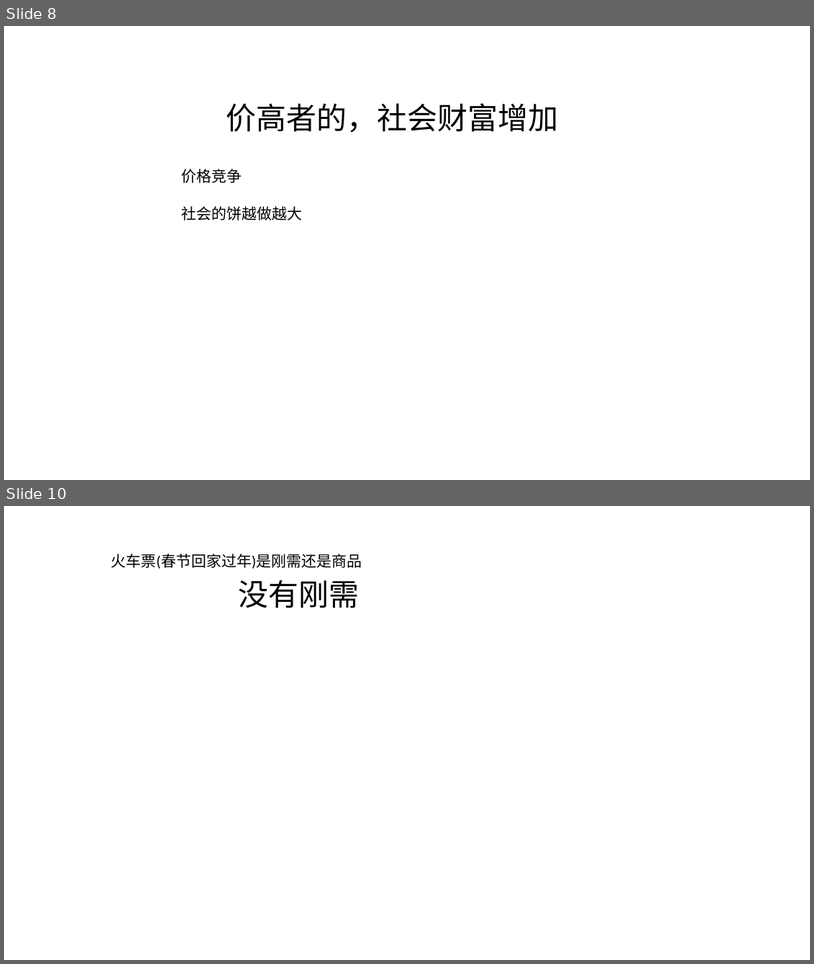
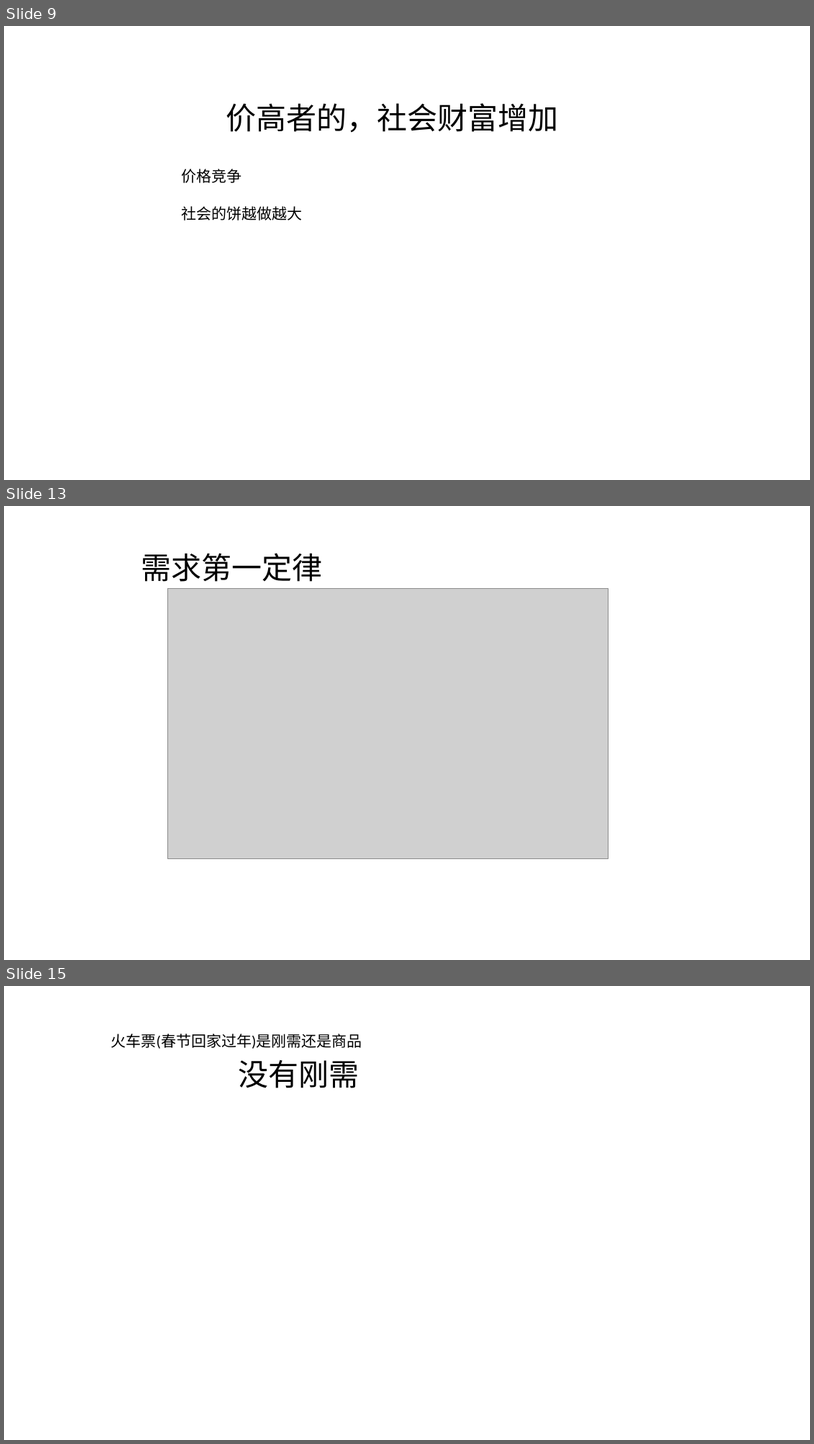
Before and after one commit to FredJiangFei/MyDocuments, a slide deck: 火车票/火车票.pptx. Shown one above the other, each under a label of ours: slides 8 and 10 before the commit, slides 9, 13 and 15 after it; the slides between them are not shown. The pictures are 814x964 and 814x1444 pixels, drawn with LibreOffice and Linux fonts; fonts in the diff are those of the drawing; grey boxes stand for pictures. Boxes give left, top, right and bottom in pixels: in the first picture for what was removed or moved away, otherwise in the second. Text is boxed around its words. In the diff, an @@ line names an element or a change of style, - is before the commit and + after.

```diff
--- a/火车票/火车票.pptx
+++ b/火车票/火车票.pptx
@@ slide 13 added at bbox=[4, 506, 810, 960], background #FFFFFF @@
@@ text added at bbox=[141, 553, 322, 582], 36 pt, text #000000 @@
+需求第一定律
@@ picture added at bbox=[168, 588, 609, 858] @@
@@ what was slide 8 is now slide 9 @@
@@ what was slide 10 is now slide 15 @@
```
Also in this commit, not shown: 4 slides changed, 7 other slides added, 1 slide removed, 2 other files.
